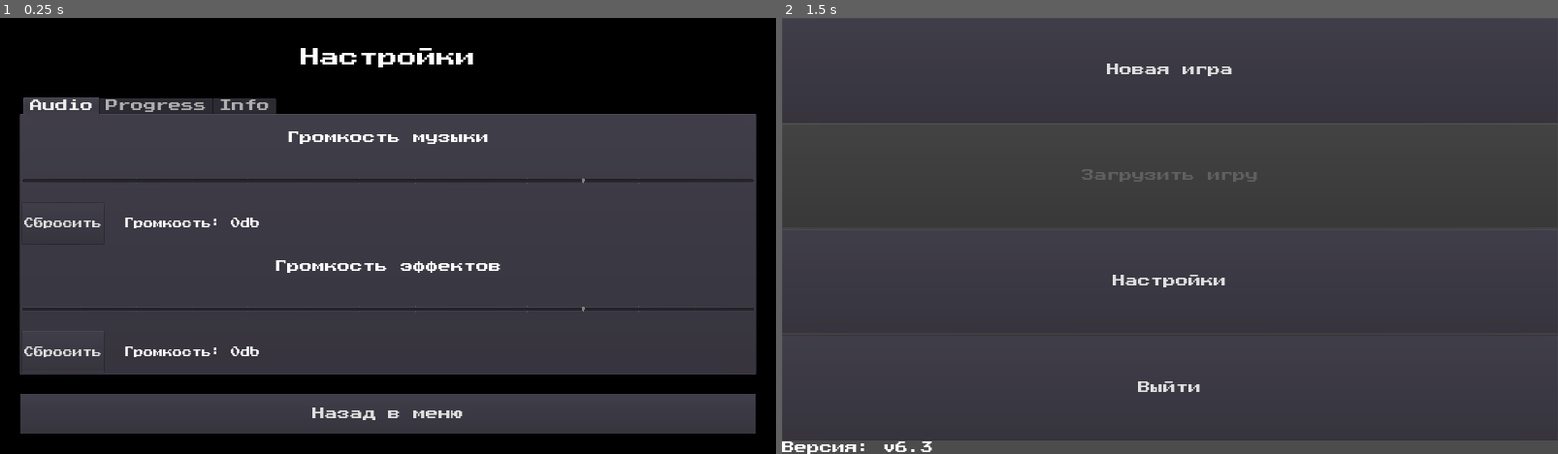
Above: before the commit, frames 1-2 (left to right).
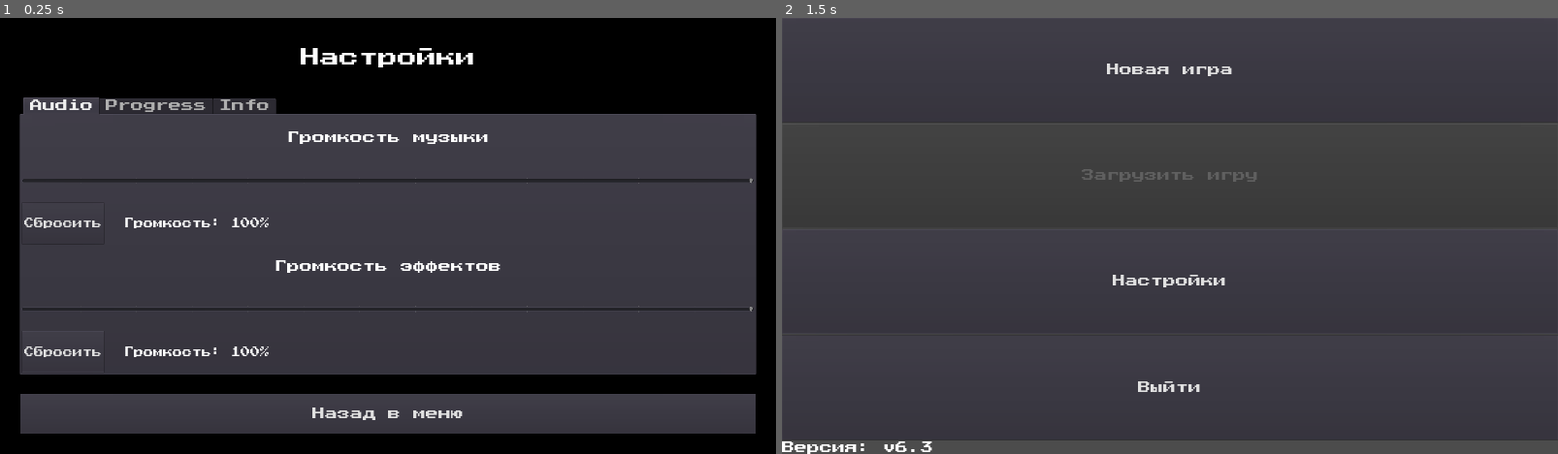
Above: after the commit, the same moments.

Repository: ordinary-dev/student-quest
Game: Godot game, scene res://Scenes/menu/settings.tscn
Same seed, same stepped clock (60 frames per second), same inputs: the game is played once before the commit and once after it. This scene is started directly instead of the project's main scene.
Inputs:
- Up to frame 1 (0.25 s): no input
- Up to frame 2 (1.5 s): click "Сбросить" at 0.5 s; click "Назад в меню" at 1.25 s

The runs differ from the first frame. In frame 1, 0.1% of the frame differs, in the area x 29-97%, y 36-78%; in frame 2, nothing differs.

Commit message:
Show volume level in percents

Diff:
--- a/Scenes/menu/settings.tscn
+++ b/Scenes/menu/settings.tscn
@@ -33,11 +33,11 @@
 var return_to = \"res://Scenes/menu/menu.tscn\"
 
 func upd_label(val):
-	ost_text.text = \"Громкость: \" + str(val) + \"db\"
+	ost_text.text = \"Громкость: \" + str((val+32)/32*100) + \"%\"
 
 
 func upd_fx(val):
-	fx_text.text = \"Громкость: \" + str(val) + \"db\"
+	fx_text.text = \"Громкость: \" + str((val+32)/32*100) + \"%\"
 
 
 func _on_HSlider_value_changed(value):
@@ -183,8 +183,8 @@
 margin_bottom = 206.0
 size_flags_horizontal = 3
 size_flags_vertical = 3
-min_value = -80.0
-max_value = 24.0
+min_value = -32.0
+max_value = 0.0
 step = 4.0
 tick_count = 14
 
@@ -229,8 +229,8 @@
 margin_right = 1812.0
 margin_bottom = 206.0
 size_flags_vertical = 3
-min_value = -80.0
-max_value = 24.0
+min_value = -32.0
+max_value = 0.0
 step = 4.0
 tick_count = 14
 
